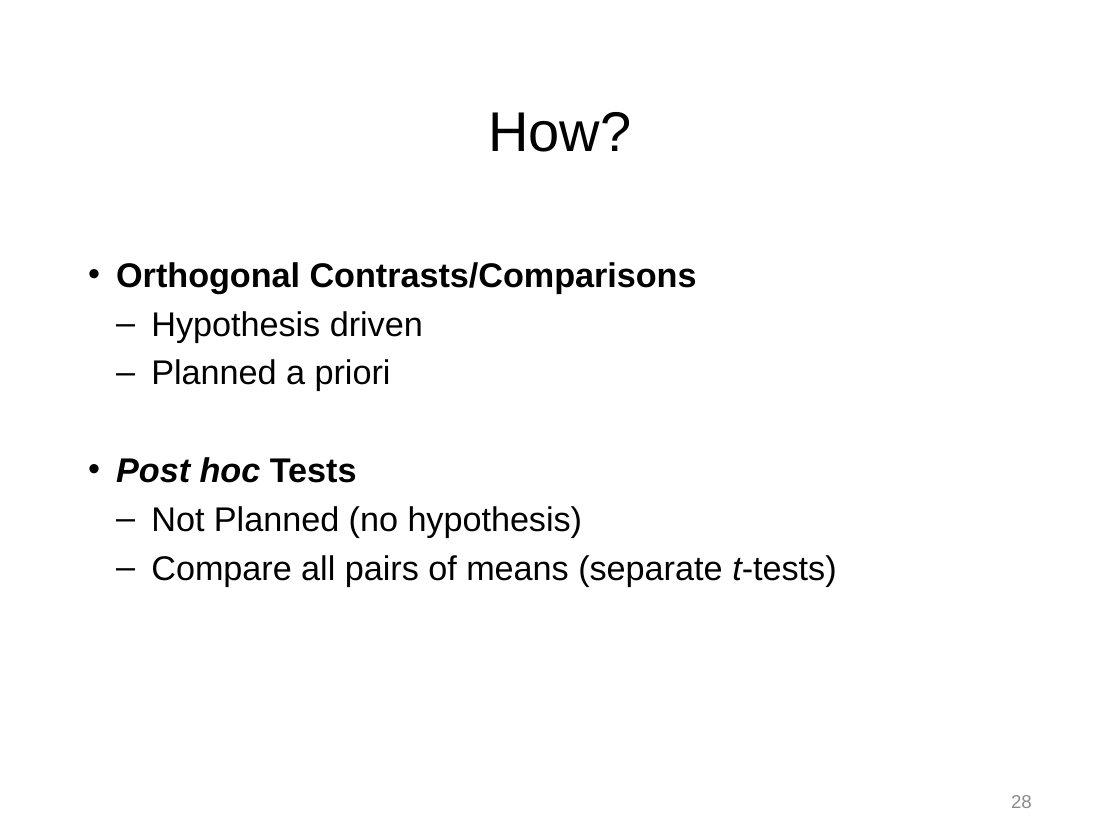
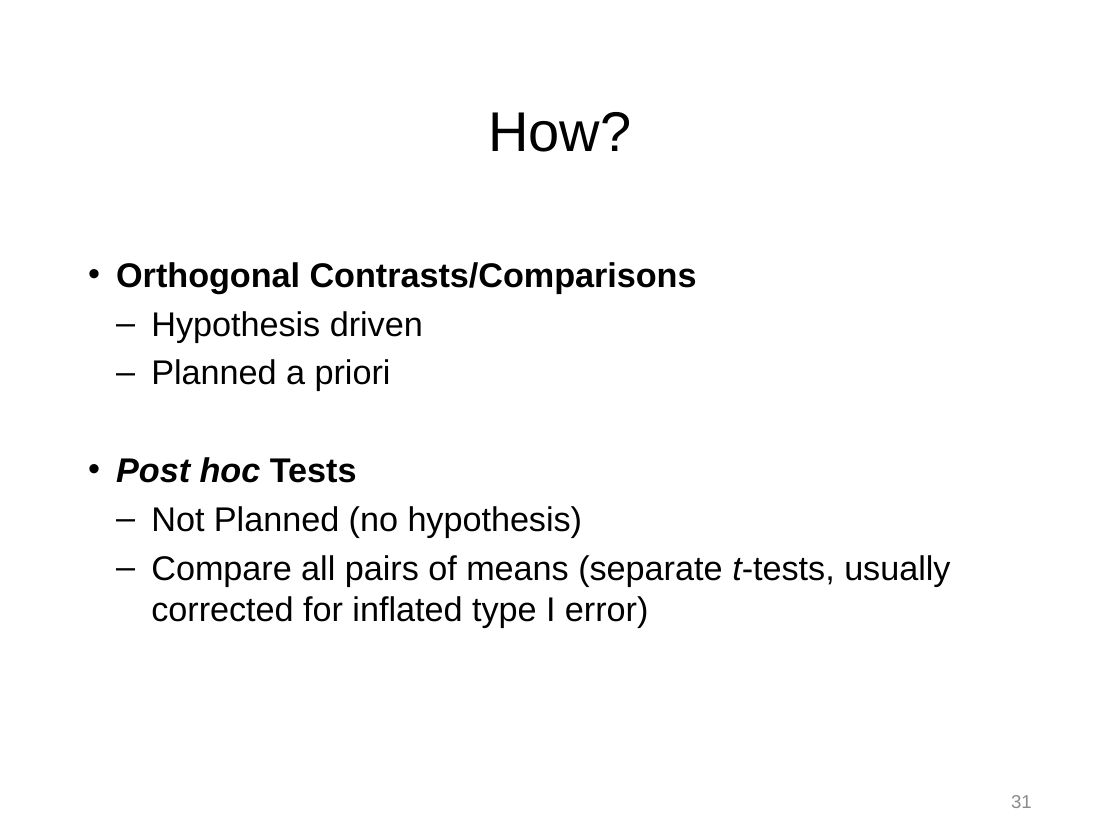
Before and after one commit to npm27/Teaching-Materials, a slide deck: slide 31 of Stats/Slides/5 Chapter 12 Slides.pptx (slide 28 before the commit). Drawn at 1120x840 pixels with LibreOffice and Linux fonts; fonts in the diff are those of the drawing. Boxes give left, top, right and bottom in pixels: in the first picture for what was removed or moved away, otherwise in the second. Text is boxed around its words. In the diff, an @@ line names an element or a change of style, - is before the commit and + after.

```diff
--- a/Stats/Slides/5 Chapter 12 Slides.pptx
+++ b/Stats/Slides/5 Chapter 12 Slides.pptx
@@ text at bbox=[151, 555, 950, 627]: text changed @@
-  – Compare all pairs of means (separate t-tests)
+  – Compare all pairs of means (separate t-tests, usually corrected for inflated type I error)
@@ page number at bbox=[1011, 795, 1032, 808]: text changed @@
-28
+31
```
Also in this commit, not shown: 20 other slides changed, 3 slides added.
